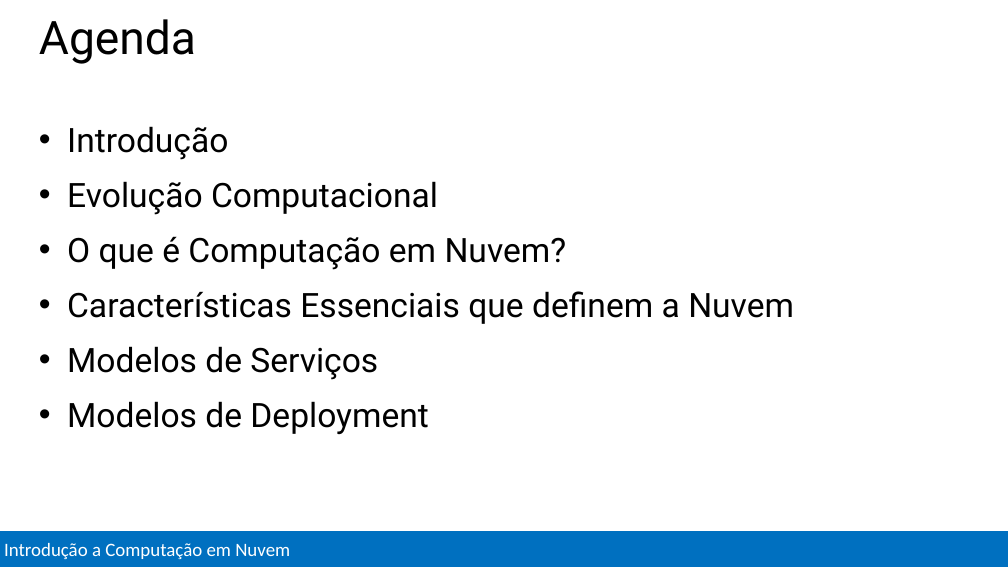
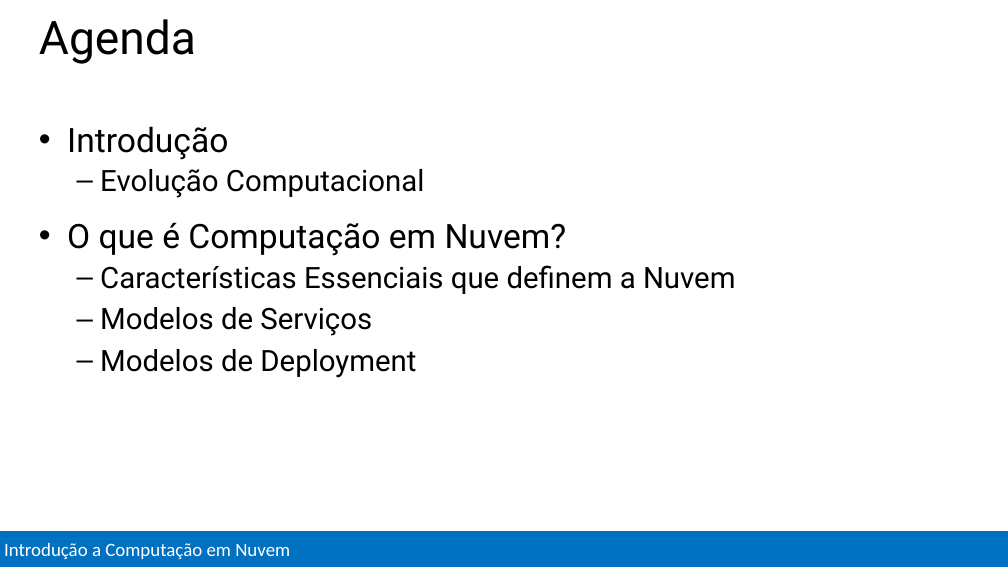
Before and after one commit to Evilazaro/MCSDAzureTraining, a slide deck: slide 2 of Introduction to Cloud Computing/Introduction to Cloud Computing.pptx. Drawn at 1008x567 pixels with LibreOffice and Linux fonts; fonts in the diff are those of the drawing. Boxes give left, top, right and bottom in pixels: in the first picture for what was removed or moved away, otherwise in the second. Text is boxed around its words. In the diff, an @@ line names an element or a change of style, - is before the commit and + after.

```diff
--- a/Introduction to Cloud Computing/Introduction to Cloud Computing.pptx
+++ b/Introduction to Cloud Computing/Introduction to Cloud Computing.pptx
@@ text at [100,169,736,378]: size 32 to 28 pt in "Evolução Computacional", "Características Essenciais que definem a Nuvem", "Modelos de Serviços", "Modelos de Deployment"; bullet • to –; list level 1 to 2 in "Evolução Computacional"; list level 1 to 2 in "Características Essenciais que definem a ..."; list level 1 to 2 in "Modelos de Serviços"; list level 1 to 2 in "Modelos de Deployment" @@
```
Also in this commit, not shown: 2 other slides changed, 7 slides added, 1 slide removed.
